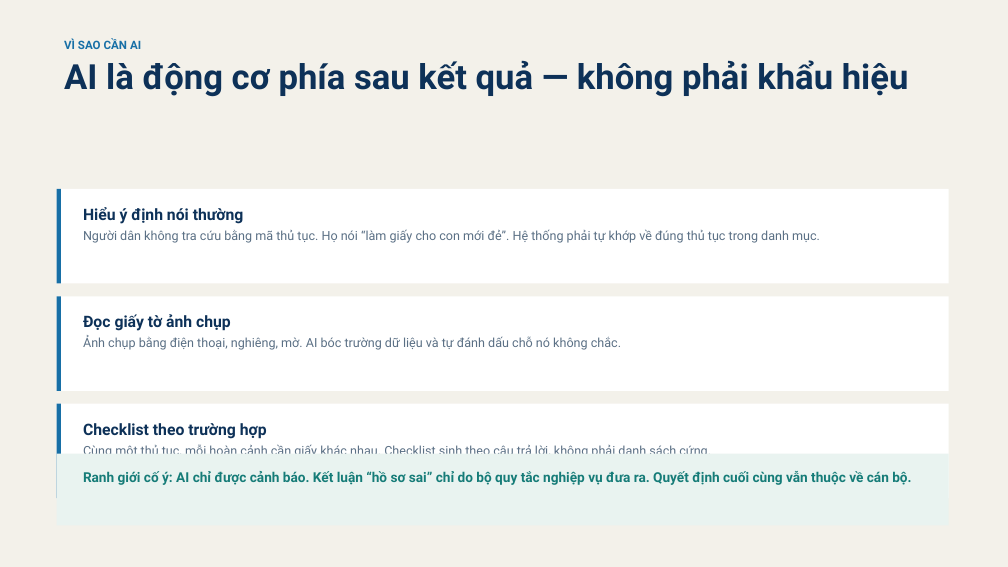
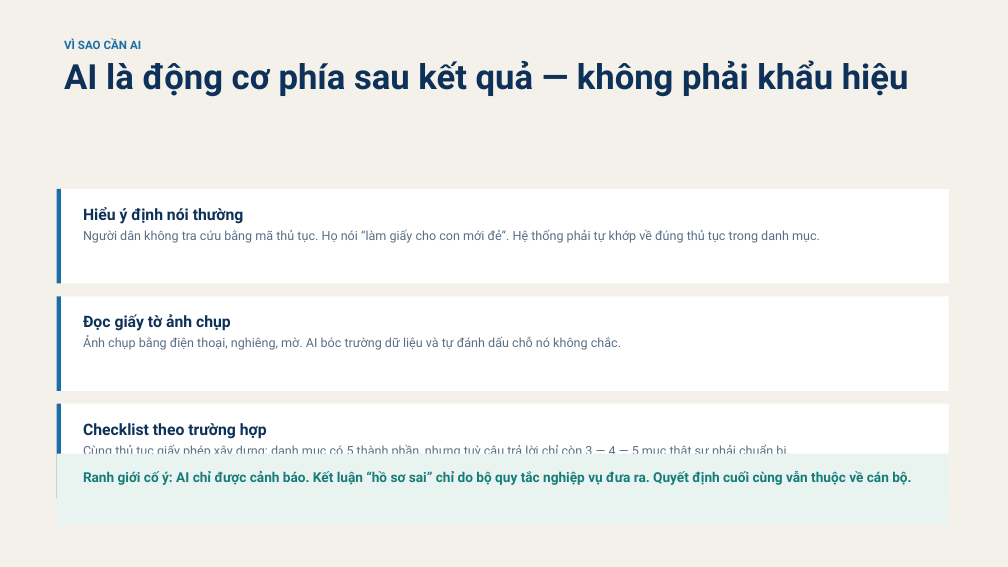
Before and after one commit to luythoangduy/UBNDAI, a slide deck: slide 6 of docs/UBNDAI-pitch-deck.pptx. Drawn at 1008x567 pixels with LibreOffice and Linux fonts; fonts in the diff are those of the drawing. Boxes give left, top, right and bottom in pixels: in the first picture for what was removed or moved away, otherwise in the second. Text is boxed around its words. In the diff, an @@ line names an element or a change of style, - is before the commit and + after.

```diff
--- a/docs/UBNDAI-pitch-deck.pptx
+++ b/docs/UBNDAI-pitch-deck.pptx
@@ text at box(83, 444, 789, 454): text changed @@
-Cùng một thủ tục, mỗi hoàn cảnh cần giấy khác nhau. Checklist sinh theo câu trả lời, không phải danh sách cứng.
+Cùng thủ tục giấy phép xây dựng: danh mục có 5 thành phần, nhưng tuỳ câu trả lời chỉ còn 3 — 4 — 5 mục thật sự phải chuẩn bị.
```
Also in this commit, not shown: 2 other slides changed, 1 slide added, 3 other files.
